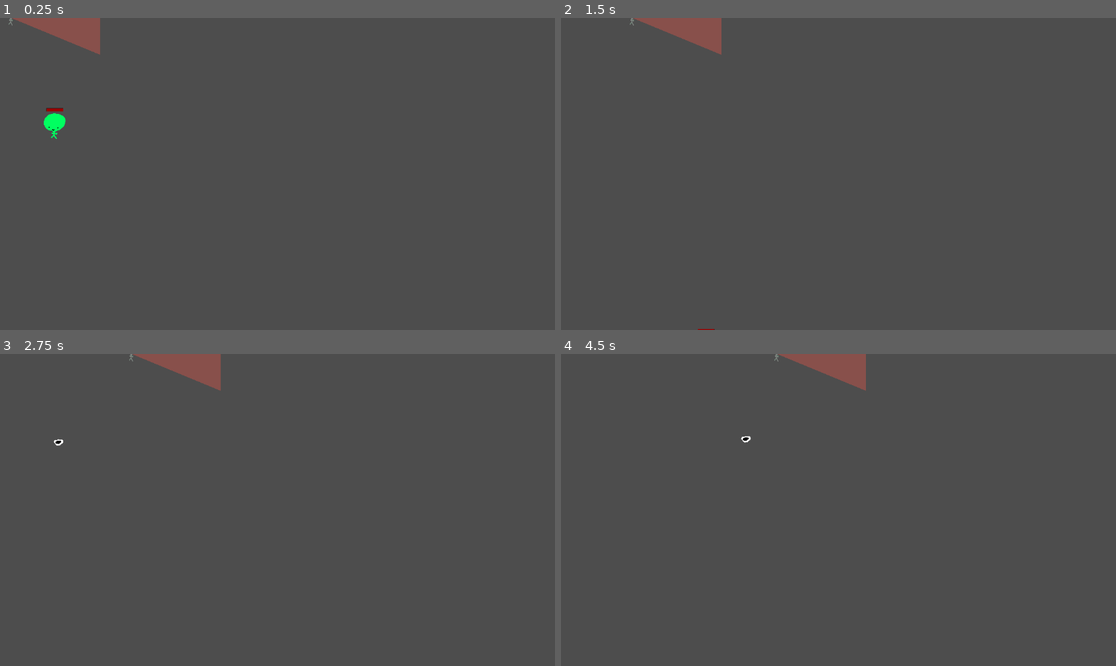
Above: before the commit, frames 1-4 (two rows, left to right).
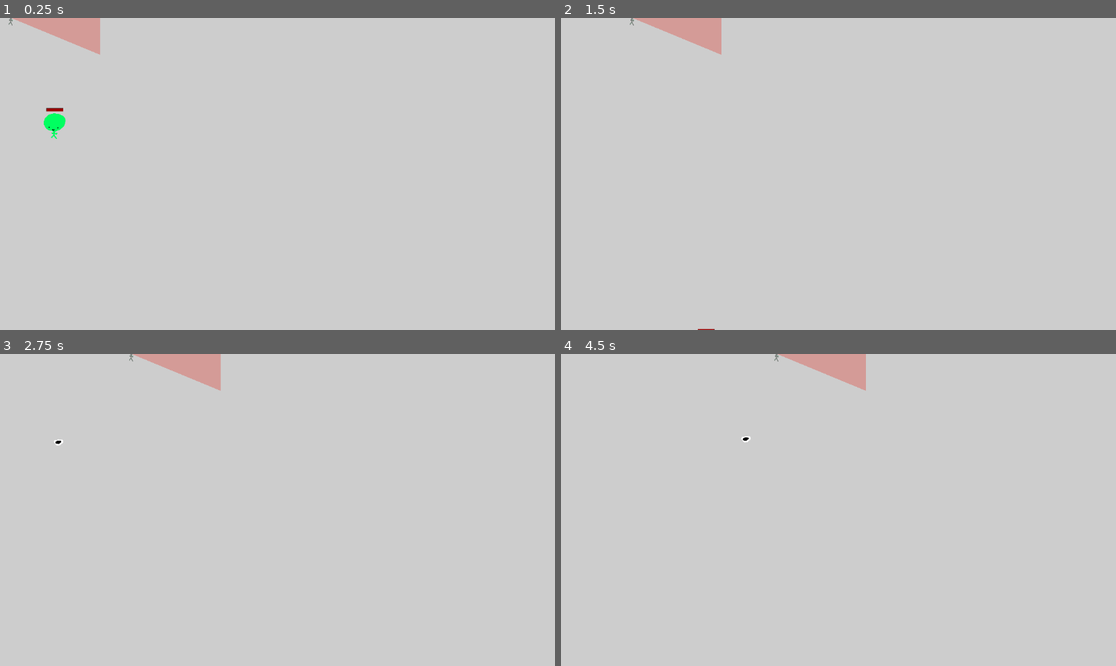
Above: after the commit, the same moments.

Repository: JoelDonnelly/MiniJam
Game: Godot game, scene res://Main.tscn
Two runs of this game, one before a commit and one after it. Both use one fixed random seed, a clock stepped at 60 frames per second and the inputs below.
Inputs (mouse positions are in pixels of both pictures, inside the frame that each line leads up to):
- Up to frame 1 (0.25 s): no input
- Up to frame 2 (1.5 s): move the mouse to (960, 158) at 0.52 s; hold D (move_right) 0.53-1.28 s; click (960, 158) at 0.6 s; move the mouse to (727, 189) at 1.27 s; hold S (move_down) from 1.28 s (still down); tap Space (ability_dash) at 1.35 s
- Up to frame 3 (2.75 s): move the mouse to (333, 441) at 2.02 s; release S (move_down) at 2.03 s; hold D (move_right) from 2.03 s (still down); click (333, 441) at 2.1 s
- Up to frame 4 (4.5 s): move the mouse to (810, 572) at 2.77 s; release D (move_right) at 2.78 s; hold W (move_up) 2.78-3.53 s; tap Space (ability_dash) at 2.85, 4.35 s; move the mouse to (1005, 556) at 3.52 s; hold A (move_left) from 3.53 s (still down); click (1005, 556) at 3.6 s; move the mouse to (672, 463) at 4.27 s

The runs differ from the first frame. In frame 1, 100% of the frame differs, in the area x 0-100%, y 0-100%; in frame 2, 100%; in frame 3, 100%; in frame 4, 100%.

Commit message:
created prototype tileset and tilemap

Diff:
--- /dev/null
+++ b/TileMap/basic_walls_tile_set.tres
@@ -0,0 +1,33 @@
+[gd_resource type="TileSet" load_steps=3 format=3 uid="uid://bbm7nqgjwb1js"]
+
+[ext_resource type="Texture2D" uid="uid://b7sn5v4l7sry1" path="res://Resources/basic_walls.png" id="1_h1g3a"]
+
+[sub_resource type="TileSetAtlasSource" id="TileSetAtlasSource_mwbnn"]
+resource_name = "basic_walls"
+texture = ExtResource("1_h1g3a")
+texture_region_size = Vector2i(64, 64)
+0:0/0 = 0
+0:0/0/physics_layer_0/linear_velocity = Vector2(0, 0)
+0:0/0/physics_layer_0/angular_velocity = 0.0
+0:0/0/physics_layer_0/polygon_0/points = PackedVector2Array(-32, -32, 32, -32, 32, 32, -32, 32)
+1:0/0 = 0
+1:0/0/physics_layer_0/linear_velocity = Vector2(0, 0)
+1:0/0/physics_layer_0/angular_velocity = 0.0
+1:0/0/physics_layer_0/polygon_0/points = PackedVector2Array(-32, -32, 32, -32, 32, 32)
+0:1/0 = 0
+0:1/0/physics_layer_0/linear_velocity = Vector2(0, 0)
+0:1/0/physics_layer_0/angular_velocity = 0.0
+0:1/0/physics_layer_0/polygon_0/points = PackedVector2Array(-32, -32, 32, -32, -32, 32)
+1:1/0 = 0
+1:1/0/physics_layer_0/linear_velocity = Vector2(0, 0)
+1:1/0/physics_layer_0/angular_velocity = 0.0
+1:1/0/physics_layer_0/polygon_0/points = PackedVector2Array(-32, -32, 32, 32, -32, 32)
+0:2/0 = 0
+0:2/0/physics_layer_0/linear_velocity = Vector2(0, 0)
+0:2/0/physics_layer_0/angular_velocity = 0.0
+0:2/0/physics_layer_0/polygon_0/points = PackedVector2Array(32, -32, 32, 32, -32, 32)
+
+[resource]
+tile_size = Vector2i(64, 64)
+physics_layer_0/collision_layer = 1
+sources/1 = SubResource("TileSetAtlasSource_mwbnn")
--- /dev/null
+++ b/TileMap/prototype_tile_map.tscn
@@ -0,0 +1,39 @@
+[gd_scene load_steps=4 format=3 uid="uid://db3ijvrkwhym"]
+
+[ext_resource type="Texture2D" uid="uid://b7sn5v4l7sry1" path="res://Resources/basic_walls.png" id="1_yvoxv"]
+
+[sub_resource type="TileSetAtlasSource" id="TileSetAtlasSource_mwbnn"]
+resource_name = "basic_walls"
+texture = ExtResource("1_yvoxv")
+texture_region_size = Vector2i(64, 64)
+0:0/0 = 0
+0:0/0/physics_layer_0/linear_velocity = Vector2(0, 0)
+0:0/0/physics_layer_0/angular_velocity = 0.0
+0:0/0/physics_layer_0/polygon_0/points = PackedVector2Array(-32, -32, 32, -32, 32, 32, -32, 32)
+1:0/0 = 0
+1:0/0/physics_layer_0/linear_velocity = Vector2(0, 0)
+1:0/0/physics_layer_0/angular_velocity = 0.0
+1:0/0/physics_layer_0/polygon_0/points = PackedVector2Array(-32, -32, 32, -32, 32, 32)
+0:1/0 = 0
+0:1/0/physics_layer_0/linear_velocity = Vector2(0, 0)
+0:1/0/physics_layer_0/angular_velocity = 0.0
+0:1/0/physics_layer_0/polygon_0/points = PackedVector2Array(-32, -32, 32, -32, -32, 32)
+1:1/0 = 0
+1:1/0/physics_layer_0/linear_velocity = Vector2(0, 0)
+1:1/0/physics_layer_0/angular_velocity = 0.0
+1:1/0/physics_layer_0/polygon_0/points = PackedVector2Array(-32, -32, 32, 32, -32, 32)
+0:2/0 = 0
+0:2/0/physics_layer_0/linear_velocity = Vector2(0, 0)
+0:2/0/physics_layer_0/angular_velocity = 0.0
+0:2/0/physics_layer_0/polygon_0/points = PackedVector2Array(32, -32, 32, 32, -32, 32)
+
+[sub_resource type="TileSet" id="TileSet_gflea"]
+tile_size = Vector2i(64, 64)
+physics_layer_0/collision_layer = 1
+sources/1 = SubResource("TileSetAtlasSource_mwbnn")
+
+[node name="PrototypeTileMap" type="TileMap"]
+tile_set = SubResource("TileSet_gflea")
+format = 2
+layer_0/name = "foreground"
+layer_0/tile_data = PackedInt32Array(327683, 1, 0, 262147, 1, 0, 262148, 1, 0, 196612, 1, 0, 196613, 1, 0, 131077, 1, 0, 131078, 1, 0, 65543, 1, 0, 65544, 1, 0, 65545, 1, 0, 65546, 1, 0, 65547, 1, 0, 65548, 1, 0, 131084, 1, 0, 131085, 1, 0, 196621, 1, 0, 196622, 1, 0, 262158, 1, 0, 262159, 1, 0, 327695, 1, 0, 65542, 1, 0, 131083, 65537, 0, 196620, 65537, 0, 262157, 65537, 0, 327694, 65537, 0, 131079, 1, 1, 196614, 1, 1, 262149, 1, 1, 327684, 1, 1, 196623, 65537, 1, 131086, 65537, 1, 65549, 65537, 1, 196611, 1, 2, 131076, 1, 2, 65541, 1, 2, 458759, 1, 1, 393227, 1, 0, 458763, 1, 0, 327691, 1, 2)
--- a/project.godot
+++ b/project.godot
@@ -66,3 +66,7 @@
 2d_physics/layer_5="EnemyAttackBox"
 2d_physics/layer_6="PlayerAttackBox"
 2d_physics/layer_7="Environment"
+
+[rendering]
+
+environment/defaults/default_clear_color=Color(0.804743, 0.804743, 0.804743, 1)
Binary file added: Resources/basic_walls.png
Not shown, added: Resources/basic_walls.png.import
